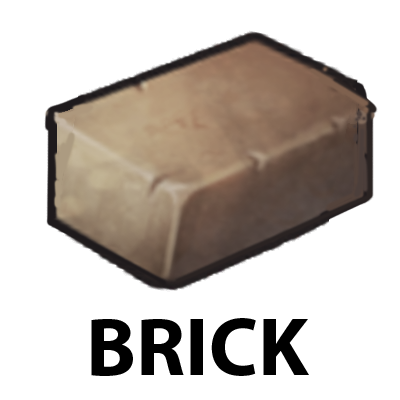
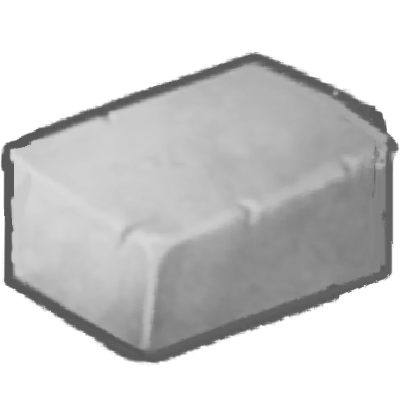
Two versions of the same layered image (w=400, h=400). Layer-by-layer changes:
painted on "Stone_brick_icon" over (0, 30, 400, 366)
hid "BRICK" over (91, 318, 309, 376)
